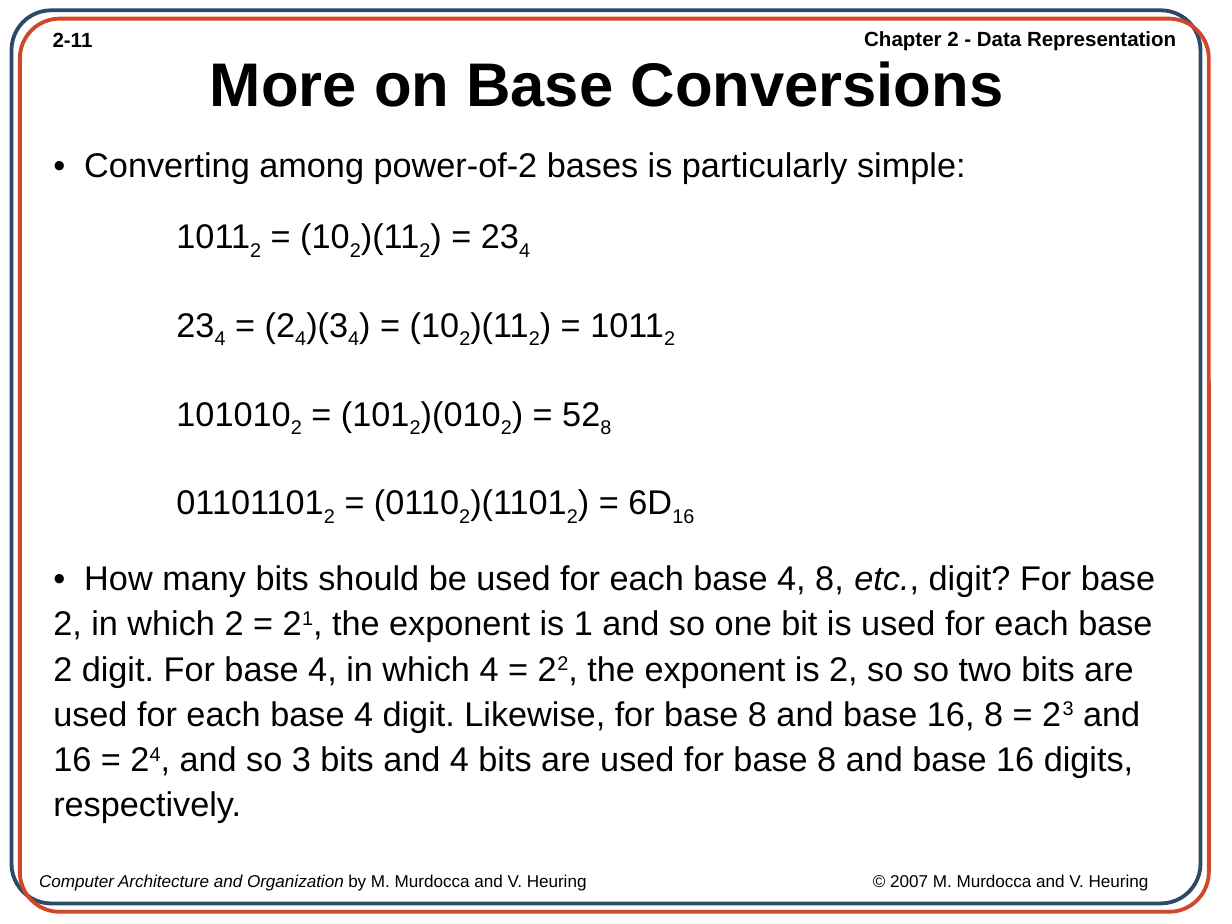
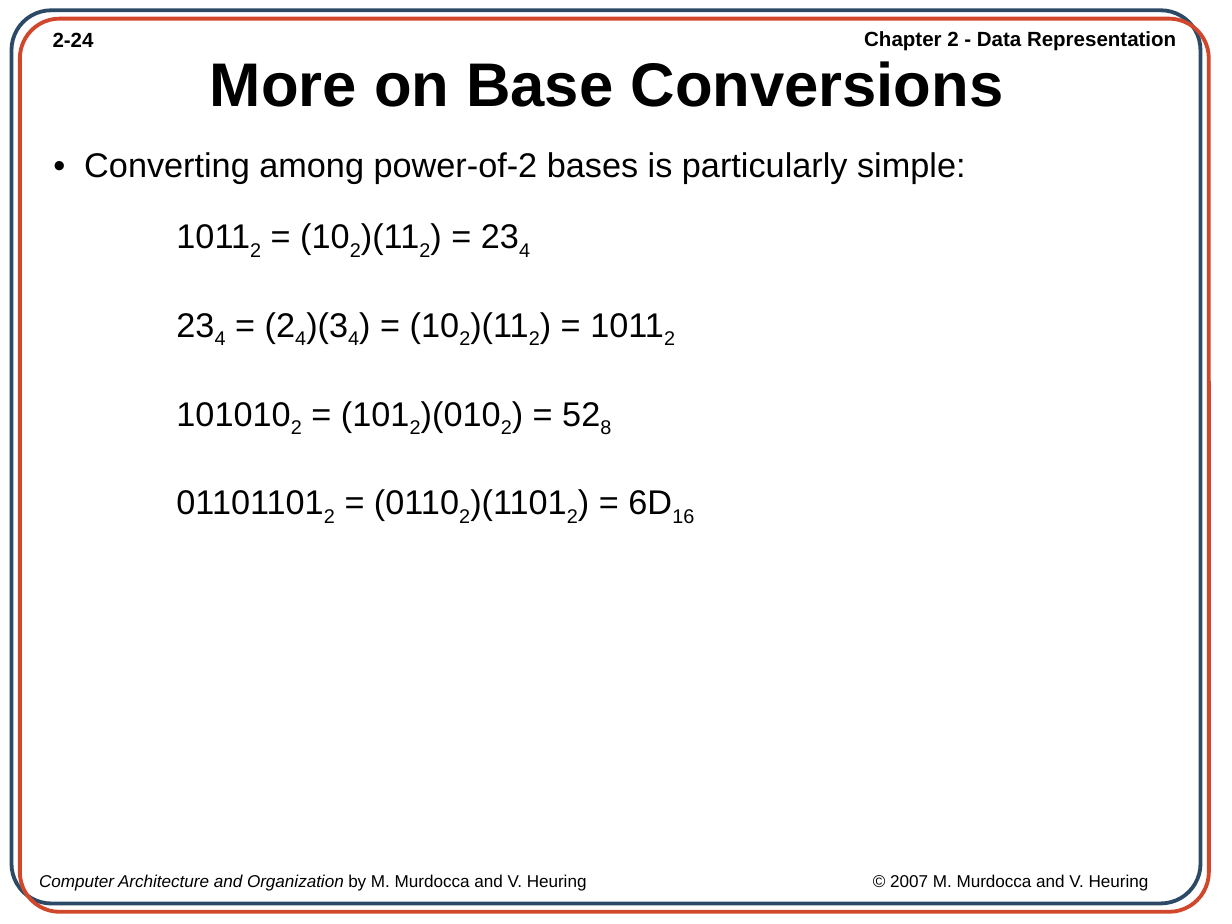
Before and after one commit to AfiqahAzahari-here/computer_organization_arch, a slide deck: slide 24 of SLIDE_NOTA/Ch02_Data Representation.ppt (slide 11 before the commit). Drawn at 1232x924 pixels with LibreOffice and Linux fonts; fonts in the diff are those of the drawing; background and template pictures are left out. Boxes give left, top, right and bottom in pixels: in the first picture for what was removed or moved away, otherwise in the second. Text is boxed around its words. In the diff, an @@ line names an element or a change of style, - is before the commit and + after.

```diff
--- a/SLIDE_NOTA/Ch02_Data Representation.ppt
+++ b/SLIDE_NOTA/Ch02_Data Representation.ppt
@@ page number at [53,32,94,47]: text changed @@
-2-11
+2-24
@@ text at [53,565,1155,823]: paragraph removed @@
-• How many bits should be used for each base 4, 8, etc., digit? For base 2, in which 2 = 21, the exponent is 1 and so one bit is used for each base 2 digit. For base 4, in which 4 = 22, the exponent is 2, so so two bits are used for each base 4 digit. Likewise, for base 8 and base 16, 8 = 23 and 16 = 24, and so 3 bits and 4 bits are used for base 8 and base 16 digits, respectively.
```
Also in this commit, not shown: 11 other slides changed, 33 slides added, 4 other files.
